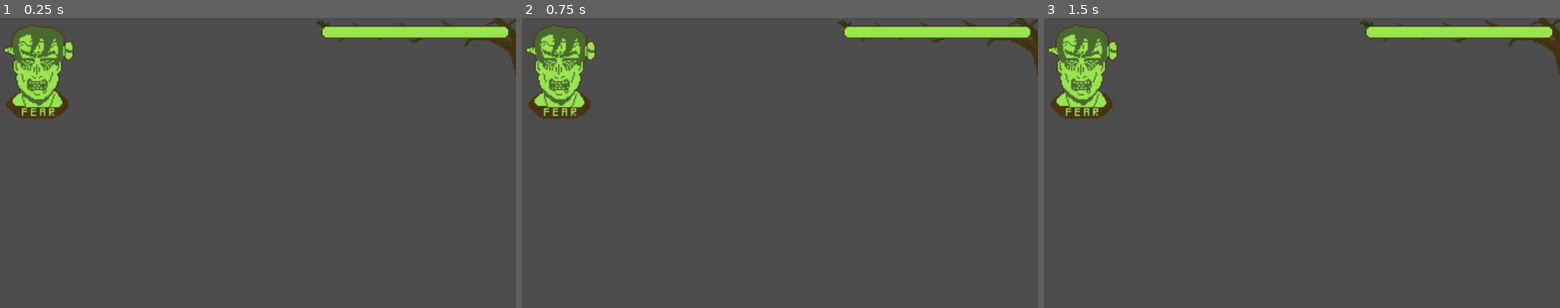
Above: before the commit, frames 1-3 (left to right).
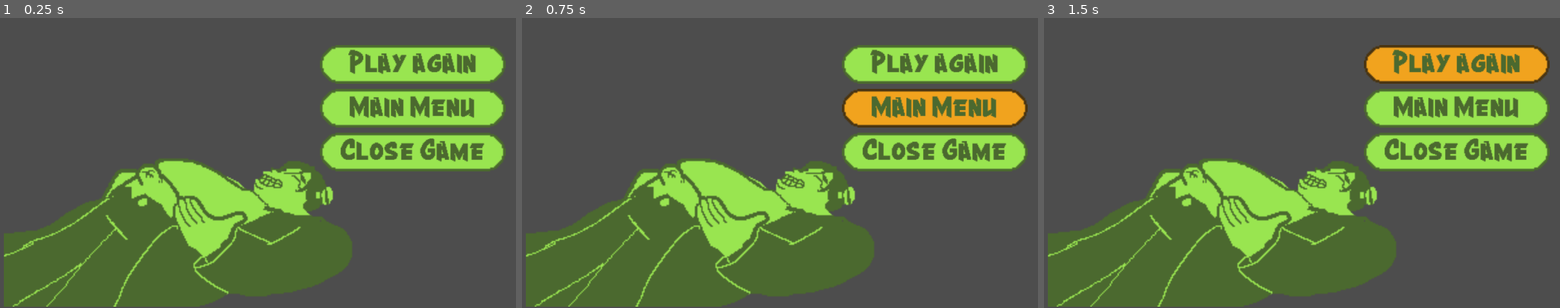
Above: after the commit, the same moments.

Repository: my-koala/SGJ2024
Game: Godot game, scene res://assets/menu/menu.tscn
Same seed, same stepped clock (60 frames per second), same inputs: the game is played once before the commit and once after it. This scene is started directly instead of the project's main scene.
Inputs (mouse positions are in pixels of both pictures, inside the frame that each line leads up to):
- Up to frame 1 (0.25 s): no input
- Up to frame 2 (0.75 s): click (934, 107) at 0.5 s, where only the run after the commit has a clickable "Main Menu"
- Up to frame 3 (1.5 s): click (1456, 64) at 1.25 s, where only the run after the commit has a clickable "Play again"

The runs differ from the first frame. In frame 1, 45% of the frame differs, in the area x 0-100%, y 0-100%; in frame 2, 45%; in frame 3, 45%.
Error in both runs: Invalid assignment of property or key 'position' with value of type 'Vector2' on a base object of type 'Nil'. (res://assets/menu/pause_menu_gui.gd:24)

Commit message:
Added text and added it to menus

Diff:
--- a/assets/menu/menu.tscn
+++ b/assets/menu/menu.tscn
@@ -6,6 +6,7 @@
 [ext_resource type="Texture2D" uid="uid://clw883jios6dx" path="res://assets/menu/Pause Menu Artwork/side_profile_background.png" id="3_2ps03"]
 [ext_resource type="Script" path="res://assets/menu/pause_menu_gui.gd" id="3_ahm3t"]
 [ext_resource type="Texture2D" uid="uid://igh08kyx80ug" path="res://assets/menu/Button_base.png" id="5_1vfqf"]
+[ext_resource type="FontFile" uid="uid://ba2lll8udy5ll" path="res://assets/fonts/Crang.ttf" id="5_a8sbs"]
 [ext_resource type="Texture2D" uid="uid://k7jxupfu4mbs" path="res://assets/menu/Button_selected.png" id="6_4lq1n"]
 [ext_resource type="Texture2D" uid="uid://d0yo3hhmhdwnu" path="res://assets/menu/Lose Menu Artwork/Frank lose.png" id="8_412gn"]
 [ext_resource type="Texture2D" uid="uid://d38ptit2ix7up" path="res://assets/menu/Win Menu Artwork/Frank win.png" id="8_482cb"]
@@ -56,11 +57,29 @@
 texture_pressed = ExtResource("6_4lq1n")
 texture_hover = ExtResource("6_4lq1n")
 
+[node name="label" type="Label" parent="title_screen/buttons_container/texture_button"]
+offset_right = 144.0
+offset_bottom = 30.0
+theme_override_colors/font_color = Color(0.294118, 0.411765, 0.184314, 1)
+theme_override_fonts/font = ExtResource("5_a8sbs")
+text = "Play"
+horizontal_alignment = 1
+vertical_alignment = 1
+
 [node name="texture_button-2" type="TextureButton" parent="title_screen/buttons_container"]
 layout_mode = 2
 texture_normal = ExtResource("5_1vfqf")
 texture_pressed = ExtResource("6_4lq1n")
 texture_hover = ExtResource("6_4lq1n")
+
+[node name="label" type="Label" parent="title_screen/buttons_container/texture_button-2"]
+offset_right = 144.0
+offset_bottom = 30.0
+theme_override_colors/font_color = Color(0.294118, 0.411765, 0.184314, 1)
+theme_override_fonts/font = ExtResource("5_a8sbs")
+text = "Close Game"
+horizontal_alignment = 1
+vertical_alignment = 1
 
 [node name="game_paused" type="Control" parent="." node_paths=PackedStringArray("side_profile_node")]
 visible = false
@@ -100,17 +119,47 @@
 texture_pressed = ExtResource("6_4lq1n")
 texture_hover = ExtResource("6_4lq1n")
 
+[node name="label" type="Label" parent="game_paused/buttons_container/texture_button"]
+layout_mode = 0
+offset_right = 144.0
+offset_bottom = 30.0
+theme_override_colors/font_color = Color(0.294118, 0.411765, 0.184314, 1)
+theme_override_fonts/font = ExtResource("5_a8sbs")
+text = "Play"
+horizontal_alignment = 1
+vertical_alignment = 1
+
 [node name="texture_button-2" type="TextureButton" parent="game_paused/buttons_container"]
 layout_mode = 2
 texture_normal = ExtResource("5_1vfqf")
 texture_pressed = ExtResource("6_4lq1n")
 texture_hover = ExtResource("6_4lq1n")
 
+[node name="label" type="Label" parent="game_paused/buttons_container/texture_button-2"]
+offset_right = 144.0
+offset_bottom = 30.0
+theme_override_colors/font_color = Color(0.294118, 0.411765, 0.184314, 1)
+theme_override_fonts/font = ExtResource("5_a8sbs")
+text = "Main Menu
+"
+horizontal_alignment = 1
+vertical_alignment = 1
+
 [node name="texture_button-3" type="TextureButton" parent="game_paused/buttons_container"]
 layout_mode = 2
 texture_normal = ExtResource("5_1vfqf")
 texture_pressed = ExtResource("6_4lq1n")
 texture_hover = ExtResource("6_4lq1n")
+
+[node name="label" type="Label" parent="game_paused/buttons_container/texture_button-3"]
+offset_right = 144.0
+offset_bottom = 30.0
+theme_override_colors/font_color = Color(0.294118, 0.411765, 0.184314, 1)
+theme_override_fonts/font = ExtResource("5_a8sbs")
+text = "Close Game
+"
+horizontal_alignment = 1
+vertical_alignment = 1
 
 [node name="game_over" type="Control" parent="."]
 visible = false
@@ -130,9 +179,9 @@
 [node name="buttons_container" type="VBoxContainer" parent="game_over"]
 layout_mode = 0
 offset_left = 238.0
-offset_top = 60.0
+offset_top = 29.0
 offset_right = 382.0
-offset_bottom = 124.0
+offset_bottom = 127.0
 
 [node name="texture_button" type="TextureButton" parent="game_over/buttons_container"]
 layout_mode = 2
@@ -140,14 +189,46 @@
 texture_pressed = ExtResource("6_4lq1n")
 texture_hover = ExtResource("6_4lq1n")
 
+[node name="label" type="Label" parent="game_over/buttons_container/texture_button"]
+offset_right = 144.0
+offset_bottom = 30.0
+theme_override_colors/font_color = Color(0.294118, 0.411765, 0.184314, 1)
+theme_override_fonts/font = ExtResource("5_a8sbs")
+text = "Retry"
+horizontal_alignment = 1
+vertical_alignment = 1
+
 [node name="texture_button-2" type="TextureButton" parent="game_over/buttons_container"]
 layout_mode = 2
 texture_normal = ExtResource("5_1vfqf")
 texture_pressed = ExtResource("6_4lq1n")
 texture_hover = ExtResource("6_4lq1n")
 
+[node name="label" type="Label" parent="game_over/buttons_container/texture_button-2"]
+offset_right = 144.0
+offset_bottom = 30.0
+theme_override_colors/font_color = Color(0.294118, 0.411765, 0.184314, 1)
+theme_override_fonts/font = ExtResource("5_a8sbs")
+text = "Main Menu"
+horizontal_alignment = 1
+vertical_alignment = 1
+
+[node name="texture_button-3" type="TextureButton" parent="game_over/buttons_container"]
+layout_mode = 2
+texture_normal = ExtResource("5_1vfqf")
+texture_pressed = ExtResource("6_4lq1n")
+texture_hover = ExtResource("6_4lq1n")
+
+[node name="label" type="Label" parent="game_over/buttons_container/texture_button-3"]
+offset_right = 144.0
+offset_bottom = 30.0
+theme_override_colors/font_color = Color(0.294118, 0.411765, 0.184314, 1)
+theme_override_fonts/font = ExtResource("5_a8sbs")
+text = "Close Game"
+horizontal_alignment = 1
+vertical_alignment = 1
+
 [node name="win_screen" type="Control" parent="."]
-visible = false
 anchors_preset = 0
 offset_right = 40.0
 offset_bottom = 40.0
@@ -160,7 +241,59 @@
 offset_bottom = 224.0
 texture = ExtResource("8_482cb")
 
+[node name="buttons_container" type="VBoxContainer" parent="win_screen"]
+offset_left = 248.0
+offset_top = 21.0
+offset_right = 392.0
+offset_bottom = 119.0
+
+[node name="texture_button" type="TextureButton" parent="win_screen/buttons_container"]
+layout_mode = 2
+texture_normal = ExtResource("5_1vfqf")
+texture_pressed = ExtResource("6_4lq1n")
+texture_hover = ExtResource("6_4lq1n")
+
+[node name="label" type="Label" parent="win_screen/buttons_container/texture_button"]
+offset_right = 144.0
+offset_bottom = 30.0
+theme_override_colors/font_color = Color(0.294118, 0.411765, 0.184314, 1)
+theme_override_fonts/font = ExtResource("5_a8sbs")
+text = "Play again"
+horizontal_alignment = 1
+vertical_alignment = 1
+
+[node name="texture_button-2" type="TextureButton" parent="win_screen/buttons_container"]
+layout_mode = 2
+texture_normal = ExtResource("5_1vfqf")
+texture_pressed = ExtResource("6_4lq1n")
+texture_hover = ExtResource("6_4lq1n")
+
+[node name="label" type="Label" parent="win_screen/buttons_container/texture_button-2"]
+offset_right = 144.0
+offset_bottom = 30.0
+theme_override_colors/font_color = Color(0.294118, 0.411765, 0.184314, 1)
+theme_override_fonts/font = ExtResource("5_a8sbs")
+text = "Main Menu"
+horizontal_alignment = 1
+vertical_alignment = 1
+
+[node name="texture_button-3" type="TextureButton" parent="win_screen/buttons_container"]
+layout_mode = 2
+texture_normal = ExtResource("5_1vfqf")
+texture_pressed = ExtResource("6_4lq1n")
+texture_hover = ExtResource("6_4lq1n")
+
+[node name="label" type="Label" parent="win_screen/buttons_container/texture_button-3"]
+offset_right = 144.0
+offset_bottom = 30.0
+theme_override_colors/font_color = Color(0.294118, 0.411765, 0.184314, 1)
+theme_override_fonts/font = ExtResource("5_a8sbs")
+text = "Close Game"
+horizontal_alignment = 1
+vertical_alignment = 1
+
 [node name="game_ui" type="Control" parent="."]
+visible = false
 anchors_preset = 0
 offset_right = 40.0
 offset_bottom = 40.0
Binary file added: assets/fonts/Crang.ttf
Not shown, added: assets/fonts/Crang.ttf.import
Not shown: 1 places in assets/menu/menu.tscn that only renumber resources
